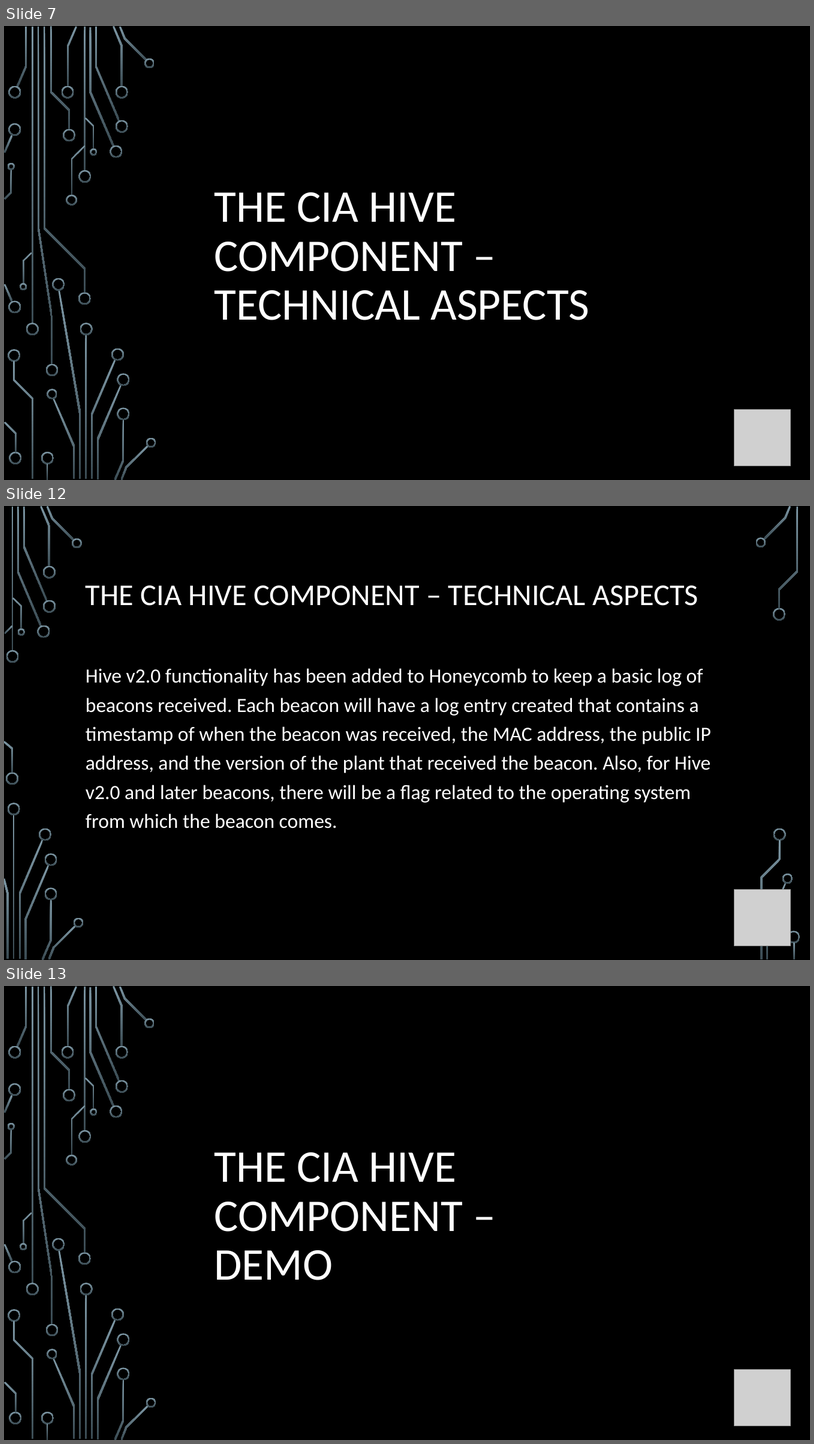
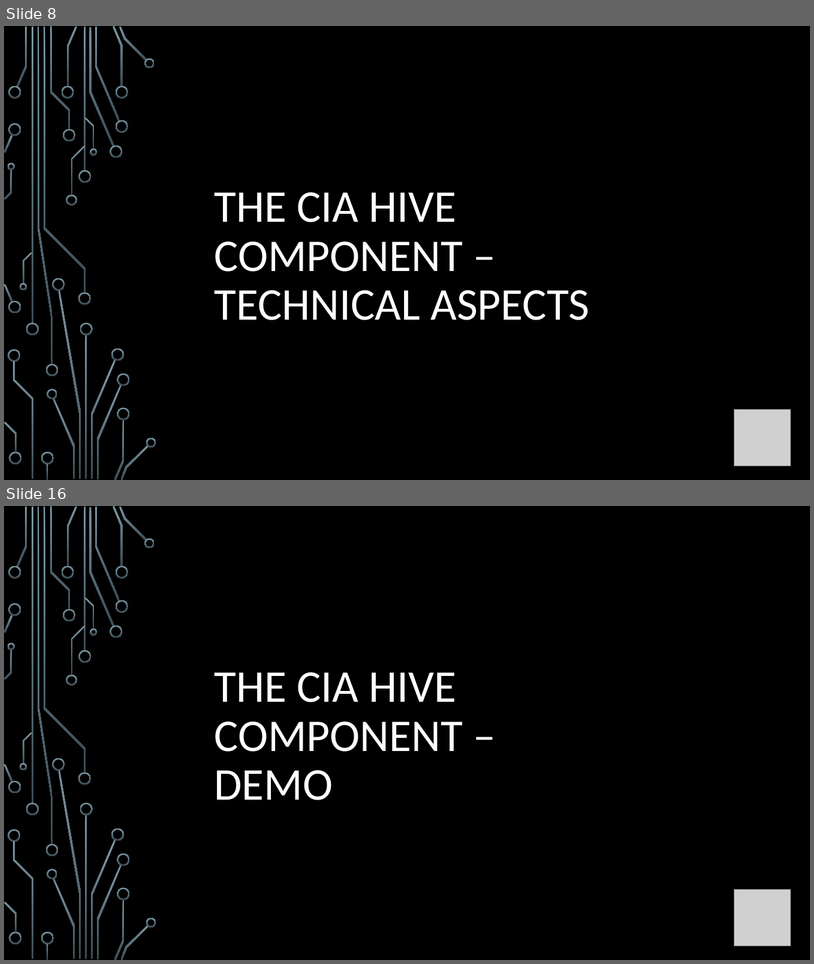
Before and after one commit to giadagabriele/WikiLeaks-Hive, a slide deck: The CIA Hive component.pptx. Shown one above the other, each under a label of ours: slides 7, 12 and 13 before the commit, slides 8 and 16 after it; the slides between them are not shown. The pictures are 814x1444 and 814x964 pixels, drawn with LibreOffice and Linux fonts; fonts in the diff are those of the drawing; grey boxes stand for pictures; background and template pictures are left out. Boxes give left, top, right and bottom in pixels: in the first picture for what was removed or moved away, otherwise in the second. Text is boxed around its words. In the diff, an @@ line names an element or a change of style, - is before the commit and + after.

Commit message:
presentation updated
added tech aspects beacons and blot

```diff
--- a/The CIA Hive component.pptx
+++ b/The CIA Hive component.pptx
@@ slide 12 removed at <box>4,506,810,960</box>, background picture (left out) @@
@@ title removed at <box>86,585,699,606</box> @@
-THE CIA HIVE COMPONENT – TECHNICAL ASPECTS
@@ text removed at <box>86,668,711,828</box> @@
-Hive v2.0 functionality has been added to Honeycomb to keep a basic log of beacons received. Each beacon will have a log entry created that contains a timestamp of when the beacon was received, the MAC address, the public IP address, and the version of the plant that received the beacon. Also, for Hive v2.0 and later beacons, there will be a flag related to the operating system from which the beacon comes.
@@ picture removed at <box>735,889,791,946</box> @@
@@ group removed at <box>4,506,801,960</box>: 33 freeform shapes, 3 rectangles @@
@@ what was slide 7 is now slide 8 @@
@@ what was slide 13 is now slide 16 @@
```
Also in this commit, not shown: 6 slides changed, 7 slides added, 3 other slides removed.
